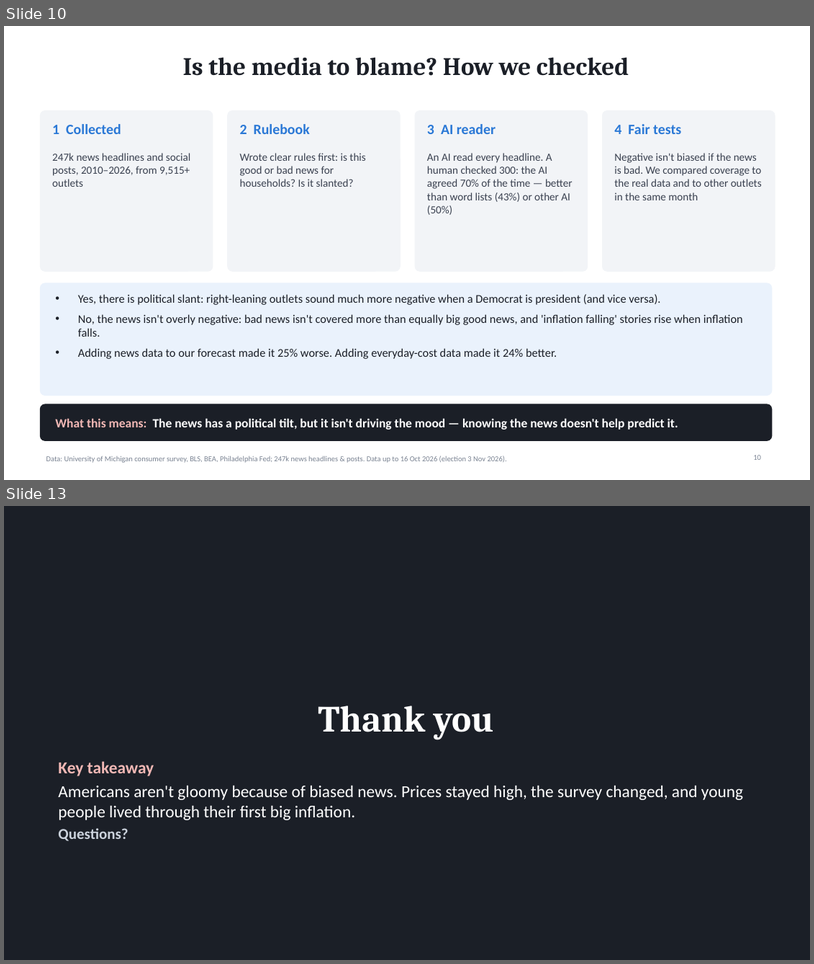
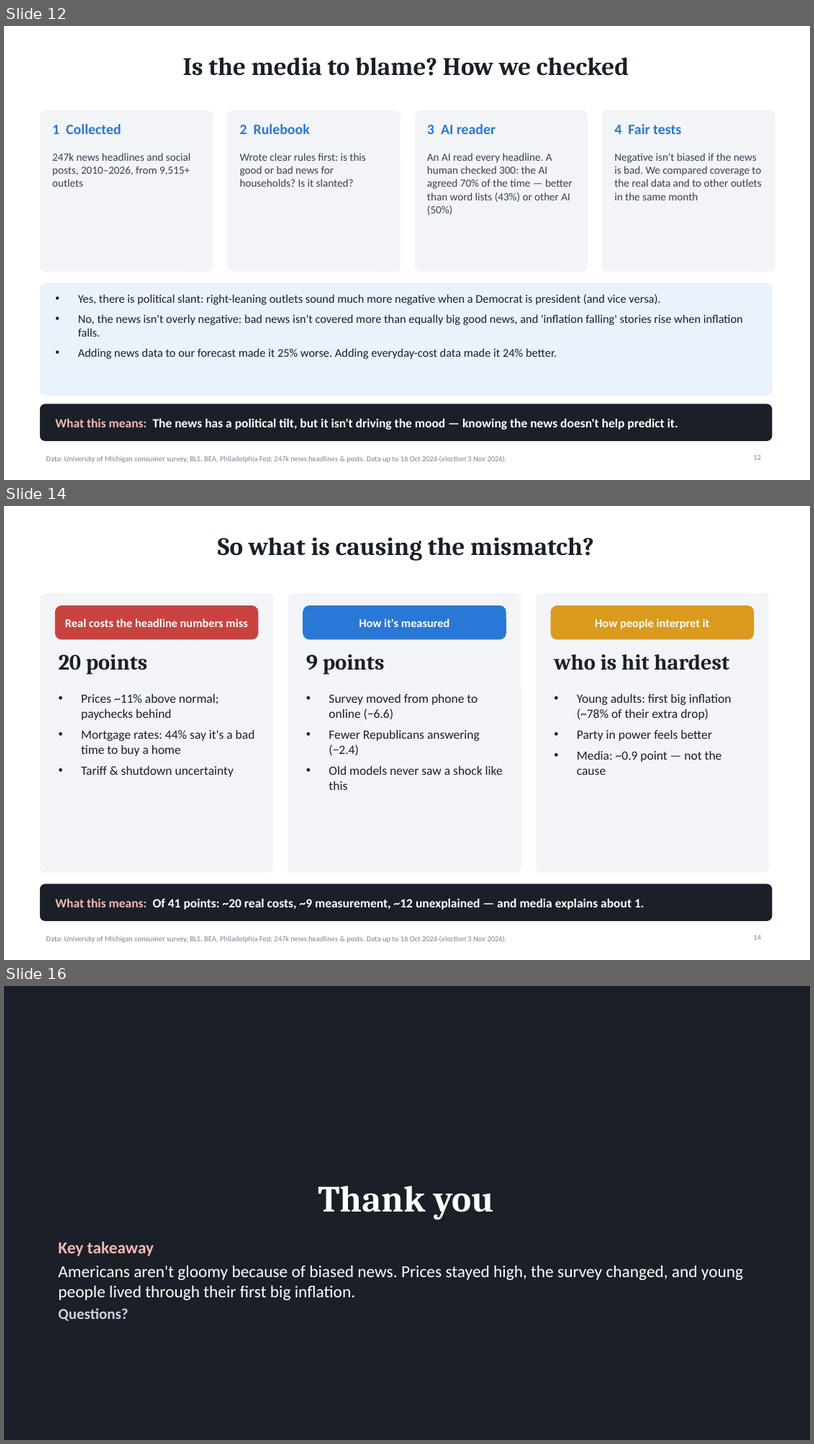
Before and after one commit to SM-dot/consumer-sentiment-2026-midterms, a slide deck: presentation/Sentiment_Midterms_Summary.pptx. Shown one above the other, each under a label of ours: slides 10 and 13 before the commit, slides 12, 14 and 16 after it; the slides between them are not shown. The pictures are 814x964 and 814x1444 pixels, drawn with LibreOffice and Linux fonts; fonts in the diff are those of the drawing. Boxes give left, top, right and bottom in pixels: in the first picture for what was removed or moved away, otherwise in the second. Text is boxed around its words. In the diff, an @@ line names an element or a change of style, - is before the commit and + after.

```diff
--- a/presentation/Sentiment_Midterms_Summary.pptx
+++ b/presentation/Sentiment_Midterms_Summary.pptx
@@ slide 14 added at [4, 506, 810, 960], background #FFFFFF; not listed: 1 template element that a slide beside it also shows @@
@@ title added at [218, 537, 594, 561], 30 pt, text #1B1F27, bold @@
+So what is causing the mismatch?
@@ rounded rectangle added at [40, 594, 273, 872], fill #F2F4F7, outline #F2F4F7 1 pt @@
@@ rounded rectangle added at [55, 606, 258, 639], fill #C8433F, outline #C8433F 1 pt @@
@@ rounded rectangle added at [288, 594, 521, 872], fill #F2F4F7, outline #F2F4F7 1 pt @@
@@ rounded rectangle added at [304, 606, 506, 639], fill #2A78D6, outline #2A78D6 1 pt @@
@@ rounded rectangle added at [536, 594, 769, 872], fill #F2F4F7, outline #F2F4F7 1 pt @@
@@ rounded rectangle added at [551, 606, 754, 639], fill #D99A1E, outline #D99A1E 1 pt @@
@@ text added at [65, 618, 247, 627], 14 pt, text #FFFFFF, bold @@
+Real costs the headline numbers miss
@@ text added at [359, 618, 450, 627], 14 pt, text #FFFFFF, bold @@
+How it's measured
@@ text added at [595, 618, 710, 629], 14 pt, text #FFFFFF, bold @@
+How people interpret it
@@ text added at [59, 654, 148, 674], 26 pt, text #1B1F27, bold @@
+20 points
@@ text added at [306, 654, 385, 674], 26 pt, text #1B1F27, bold @@
+9 points
@@ text added at [554, 654, 730, 670], 26 pt, text #1B1F27, bold @@
+who is hit hardest
@@ text added at [81, 694, 255, 777], 15 pt, text #1B1F27 @@
+• Prices ~11% above normal; paychecks behind
+• Mortgage rates: 44% say it's a bad time to buy a home
+• Tariff & shutdown uncertainty
@@ text added at [329, 694, 503, 790], 15 pt, text #1B1F27 @@
+• Survey moved from phone to online (−6.6)
+• Fewer Republicans answering (−2.4)
+• Old models never saw a shock like this
@@ text added at [577, 694, 732, 775], 15 pt, text #1B1F27 @@
+• Young adults: first big inflation (~78% of their extra drop)
+• Party in power feels better
+• Media: ~0.9 point — not the cause
@@ rounded rectangle added at [40, 884, 772, 921], fill #1B1F27, outline #1B1F27 1 pt @@
@@ text added at [55, 898, 645, 909], 15 pt, text #FFFFFF, bold @@
+What this means: Of 41 points: ~20 real costs, ~9 measurement, ~12 unexplained — and media explains about 1.
@@ page number added at [754, 934, 761, 939], 9 pt, text #7A8392 @@
+14
@@ what was slide 10 is now slide 12 @@
@@ what was slide 13 is now slide 16 @@
```
Also in this commit, not shown: 6 slides changed, 4 other slides added, 21 other files.
